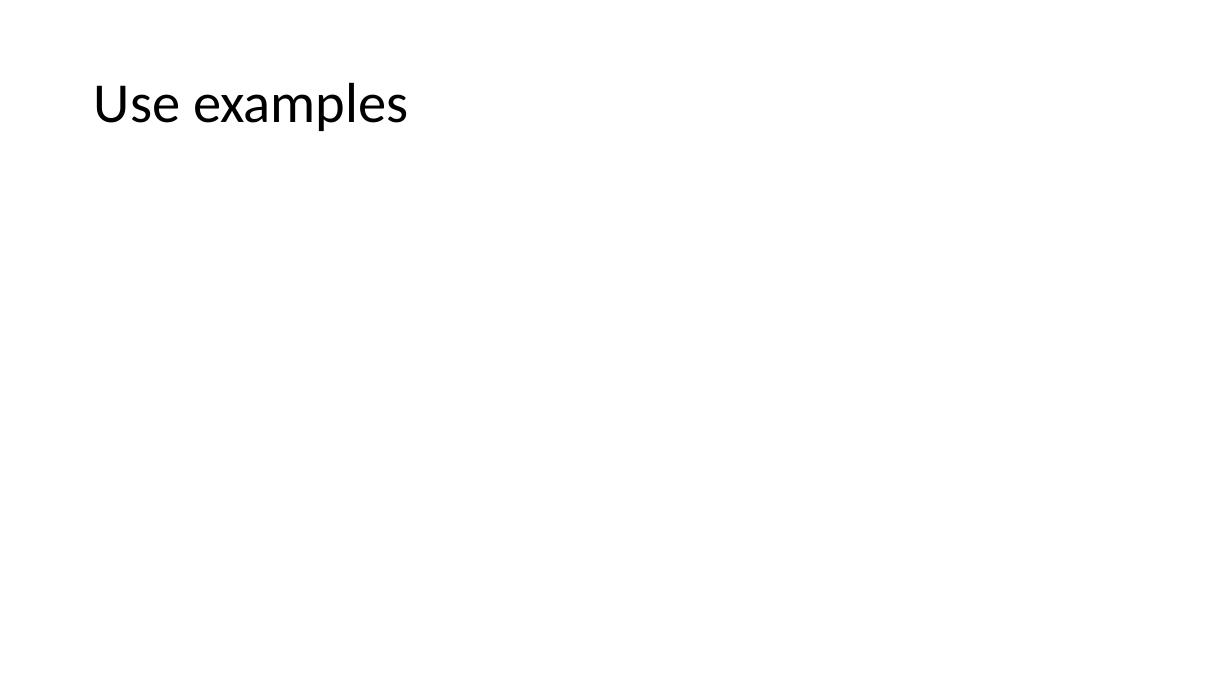
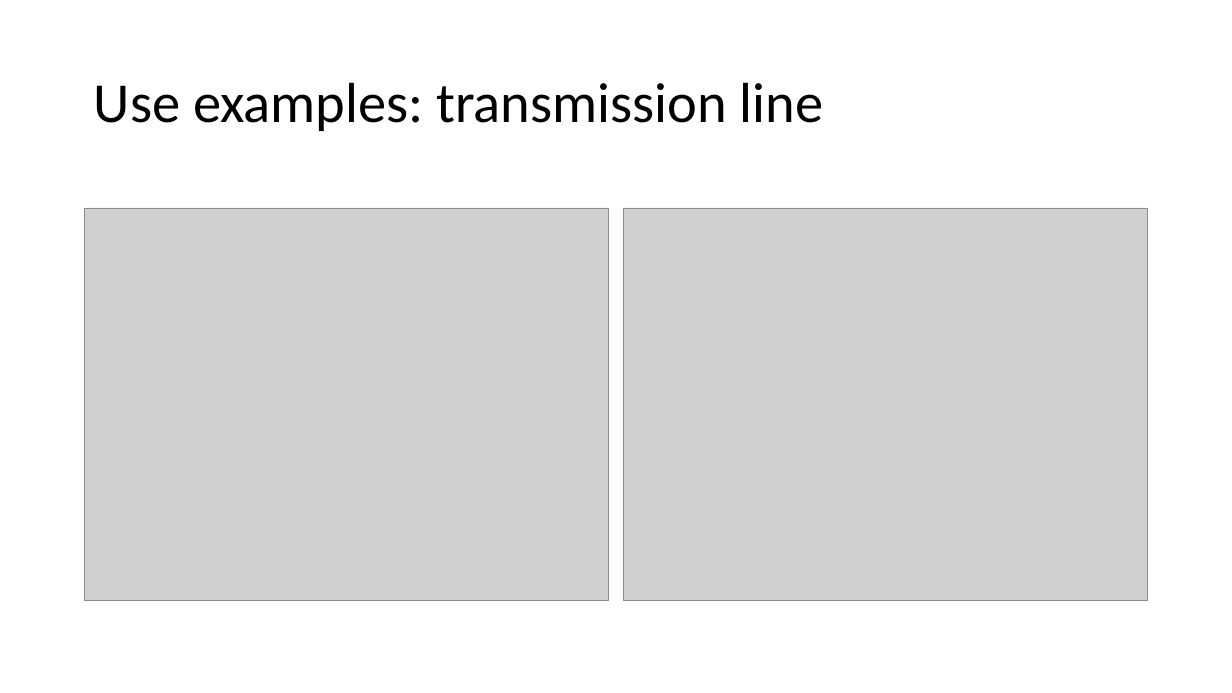
Before and after one commit to gara613/Microwaves_and_Antennas_Meas, a slide deck: slide 8 of TimeGating/Time gating algorithm.pptx. Drawn at 1232x693 pixels with LibreOffice and Linux fonts; fonts in the diff are those of the drawing; grey boxes stand for pictures. Boxes give left, top, right and bottom in pixels: in the first picture for what was removed or moved away, otherwise in the second. Text is boxed around its words. In the diff, an @@ line names an element or a change of style, - is before the commit and + after.

```diff
--- a/TimeGating/Time gating algorithm.pptx
+++ b/TimeGating/Time gating algorithm.pptx
@@ title at (x1=94, y1=82, x2=824, y2=131): text changed @@
-Use examples
+Use examples: transmission line
@@ picture added at (x1=85, y1=208, x2=609, y2=601) @@
@@ picture added at (x1=624, y1=208, x2=1148, y2=601) @@
```
Also in this commit, not shown: 3 slides added.
